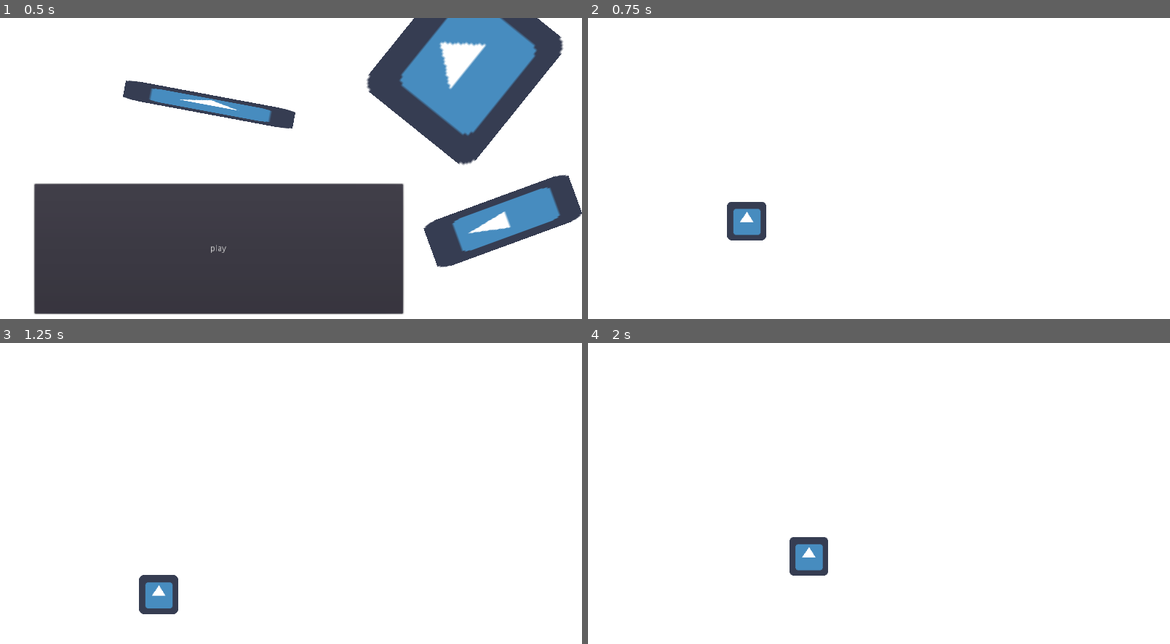
Above: before the commit, frames 1-4 (two rows, left to right).
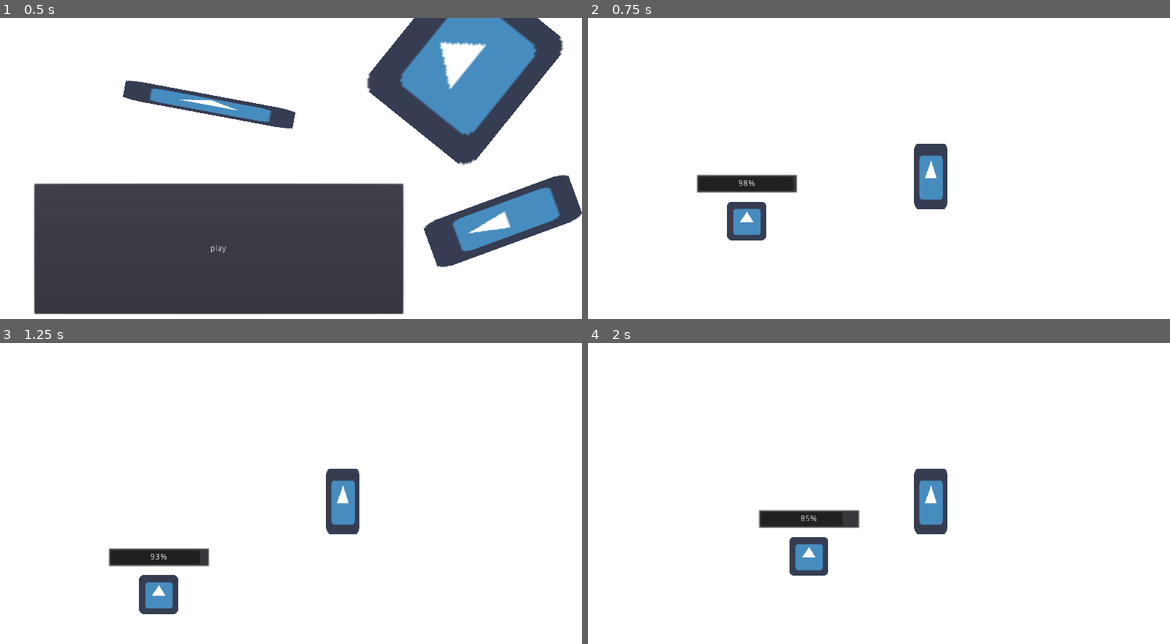
Above: after the commit, the same moments.

Repository: neverix/axolotl-galaxy
Game: Godot game, scene res://Scenes/Menu.tscn
Same seed, same stepped clock (60 frames per second), same inputs: the game is played once before the commit and once after it. Before the commit the project starts from res://scenes/menu.tscn. The engine's default icon, where the game draws it, is replaced by a stand-in: a white triangle on a blue panel in a dark square.
Inputs:
- Up to frame 1 (0.5 s): no input
- Up to frame 2 (0.75 s): click "play" at 0.5 s
- Up to frame 3 (1.25 s): no input
- Up to frame 4 (2 s): tap Enter at 1.25 s; hold D (right) from 1.28 s (still down); tap Space (jump) at 1.35, 1.52, 1.82 s

Frame 1 is identical in both runs. In frame 2, 2.3% of the frame differs, in the area x 18-62%, y 41-64%; in frame 3, 2.3%; in frame 4, 2.3%, in the area x 29-62%, y 41-64%.

Commit message:
здоровье

Diff:
--- /dev/null
+++ b/Elements/Health.tscn
@@ -0,0 +1,22 @@
+[gd_scene load_steps=2 format=2]
+
+[ext_resource path="res://Scripts/Health.gd" type="Script" id=1]
+
+[node name="health" type="Control"]
+anchor_right = 1.0
+anchor_bottom = 1.0
+script = ExtResource( 1 )
+__meta__ = {
+"_edit_use_anchors_": false
+}
+
+[node name="ProgressBar" type="ProgressBar" parent="."]
+margin_left = -85.0
+margin_top = -10.0
+margin_right = 82.0
+margin_bottom = 21.0
+max_value = 1.0
+value = 0.35
+__meta__ = {
+"_edit_use_anchors_": false
+}
--- /dev/null
+++ b/Elements/Player.tscn
@@ -0,0 +1,27 @@
+[gd_scene load_steps=5 format=2]
+
+[ext_resource path="res://Elements/Health.tscn" type="PackedScene" id=1]
+[ext_resource path="res://Scripts/Player.gd" type="Script" id=2]
+[ext_resource path="res://icon.png" type="Texture" id=3]
+
+[sub_resource type="RectangleShape2D" id=1]
+extents = Vector2( 30.0002, 33.9999 )
+
+[node name="player" type="KinematicBody2D"]
+script = ExtResource( 2 )
+jump_force = Vector2( 0, -10 )
+move_force = Vector2( 150, 0 )
+shift_move_force = Vector2( 400, 0 )
+
+[node name="Health" parent="." instance=ExtResource( 1 )]
+margin_left = 5.00018
+margin_top = -69.0
+margin_right = 5.00018
+margin_bottom = -69.0
+
+[node name="icon" type="Sprite" parent="."]
+position = Vector2( 3.00018, -1.99991 )
+texture = ExtResource( 3 )
+
+[node name="CollisionShape2D" type="CollisionShape2D" parent="."]
+shape = SubResource( 1 )
--- /dev/null
+++ b/Elements/Weapons/AOE.tscn
@@ -0,0 +1,12 @@
+[gd_scene load_steps=3 format=2]
+
+[ext_resource path="res://icon.png" type="Texture" id=1]
+[ext_resource path="res://Scripts/AOE.gd" type="Script" id=2]
+
+[node name="AOE" type="Node2D"]
+script = ExtResource( 2 )
+
+[node name="icon" type="Sprite" parent="."]
+position = Vector2( 1.50061, -13.9997 )
+scale = Vector2( 0.859375, 1.6875 )
+texture = ExtResource( 1 )
--- a/levels/test.tscn
+++ b/Levels/Test.tscn
@@ -1,6 +1,7 @@
-[gd_scene load_steps=3 format=2]
+[gd_scene load_steps=4 format=2]
 
-[ext_resource path="res://elements/player.tscn" type="PackedScene" id=1]
+[ext_resource path="res://Elements/Player.tscn" type="PackedScene" id=1]
+[ext_resource path="res://Elements/Weapons/AOE.tscn" type="PackedScene" id=2]
 
 [sub_resource type="RectangleShape2D" id=1]
 extents = Vector2( 972.922, 10 )
@@ -22,3 +23,6 @@
 
 [node name="player" parent="." instance=ExtResource( 1 )]
 position = Vector2( 258.726, 284.852 )
+
+[node name="AOE" parent="." instance=ExtResource( 2 )]
+position = Vector2( 564.001, 275 )
--- a/scenes/menu.tscn
+++ b/Scenes/Menu.tscn
@@ -1,7 +1,7 @@
 [gd_scene load_steps=3 format=2]
 
-[ext_resource path="res://icon.png" type="Texture" id=1]
-[ext_resource path="res://scripts/button.gd" type="Script" id=2]
+[ext_resource path="res://Scripts/Button.gd" type="Script" id=1]
+[ext_resource path="res://icon.png" type="Texture" id=2]
 
 [node name="menu" type="Control"]
 anchor_right = 1.0
@@ -34,7 +34,7 @@
 margin_right = 665.226
 margin_bottom = 488.281
 text = "play"
-script = ExtResource( 2 )
+script = ExtResource( 1 )
 __meta__ = {
 "_edit_use_anchors_": false
 }
--- /dev/null
+++ b/Scripts/AOE.gd
@@ -0,0 +1,6 @@
+extends Node2D
+
+export var speed = 10
+
+func _process(delta):
+	GameManager.player.health.damage(delta * speed)
--- a/scripts/button.gd
+++ b/Scripts/Button.gd
@@ -4,4 +4,4 @@
 
 
 func _pressed():
-	get_tree().change_scene(next)
+	GameManager.game()
--- /dev/null
+++ b/Scripts/GameManager.gd
@@ -0,0 +1,15 @@
+extends Node
+
+var player = null
+
+func death():
+	menu()
+
+func game():
+	load_scene("res://Levels/Test.tscn")
+
+func menu():
+	load_scene("res://Scenes/Menu.tscn")
+
+func load_scene(scene):
+	get_tree().change_scene(scene)
--- /dev/null
+++ b/Scripts/Health.gd
@@ -0,0 +1,25 @@
+extends Control
+
+export var max_health = 100
+var health = max_health
+var player = false
+onready var bar = $ProgressBar
+
+func _ready():
+	bar.max_value = max_health
+	bar.value = health
+	if GameManager.player == get_parent():
+		player = true
+
+func health(new_value):
+	health = new_value
+	bar.value = new_value
+
+func damage(damage_value):
+	health(health - damage_value)
+	if health < 0:
+		death()
+
+func death():
+	if player:
+		GameManager.death()
--- a/scripts/player.gd
+++ b/Scripts/Player.gd
@@ -21,6 +21,11 @@
 var right = false
 var acceleration = false
 var just_jumped = false
+
+onready var health = $Health
+
+func _enter_tree():
+	GameManager.player = self
 
 func _process(delta):
 	var prev_jumping = jumping
--- a/elements/player.tscn
+++ /dev/null
@@ -1,20 +0,0 @@
-[gd_scene load_steps=4 format=2]
-
-[ext_resource path="res://scripts/player.gd" type="Script" id=1]
-[ext_resource path="res://icon.png" type="Texture" id=2]
-
-[sub_resource type="RectangleShape2D" id=1]
-extents = Vector2( 30.0002, 33.9999 )
-
-[node name="player" type="KinematicBody2D"]
-script = ExtResource( 1 )
-jump_force = Vector2( 0, -10 )
-move_force = Vector2( 150, 0 )
-shift_move_force = Vector2( 400, 0 )
-
-[node name="icon" type="Sprite" parent="."]
-position = Vector2( 3.00018, -1.99991 )
-texture = ExtResource( 2 )
-
-[node name="CollisionShape2D" type="CollisionShape2D" parent="."]
-shape = SubResource( 1 )
--- a/project.godot
+++ b/project.godot
@@ -16,10 +16,14 @@
 [application]
 
 config/name="Axolotl's Galaxy"
-run/main_scene="res://scenes/menu.tscn"
+run/main_scene="res://Scenes/Menu.tscn"
 boot_splash/bg_color=Color( 0.521569, 0.278431, 0.701961, 1 )
 config/icon="res://icon.png"
 config/quit_on_go_back=false
+
+[autoload]
+
+GameManager="*res://Scripts/GameManager.gd"
 
 [display]
 
Not shown: 1 places in Scenes/Menu.tscn that only renumber resources
